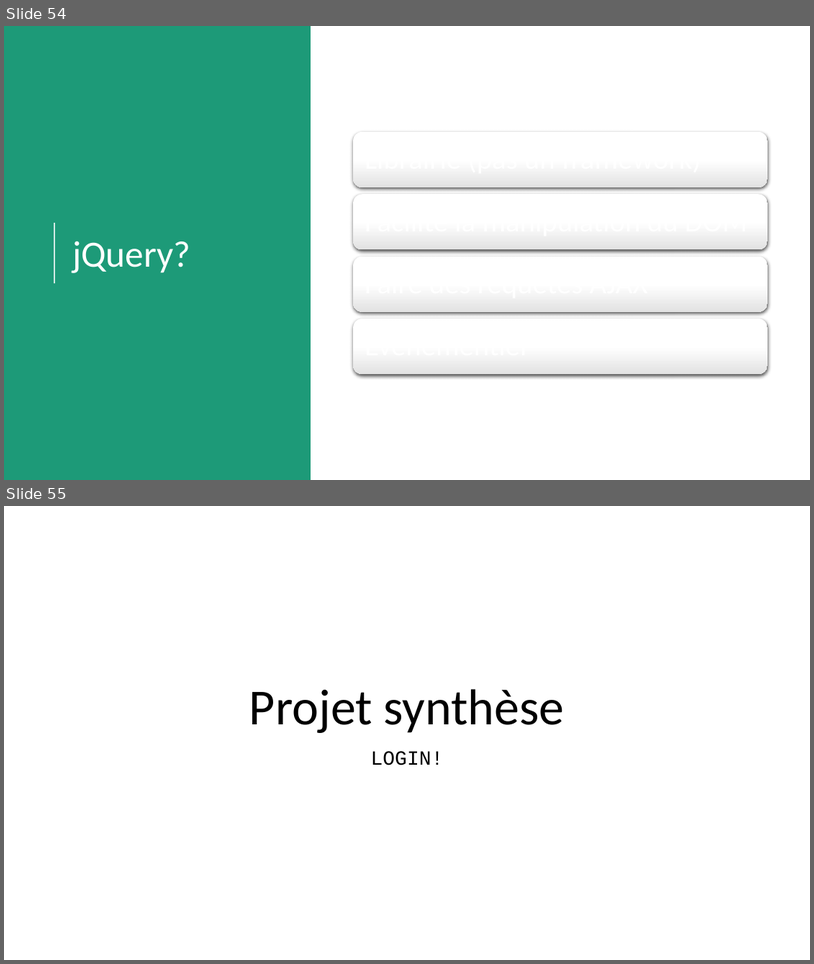
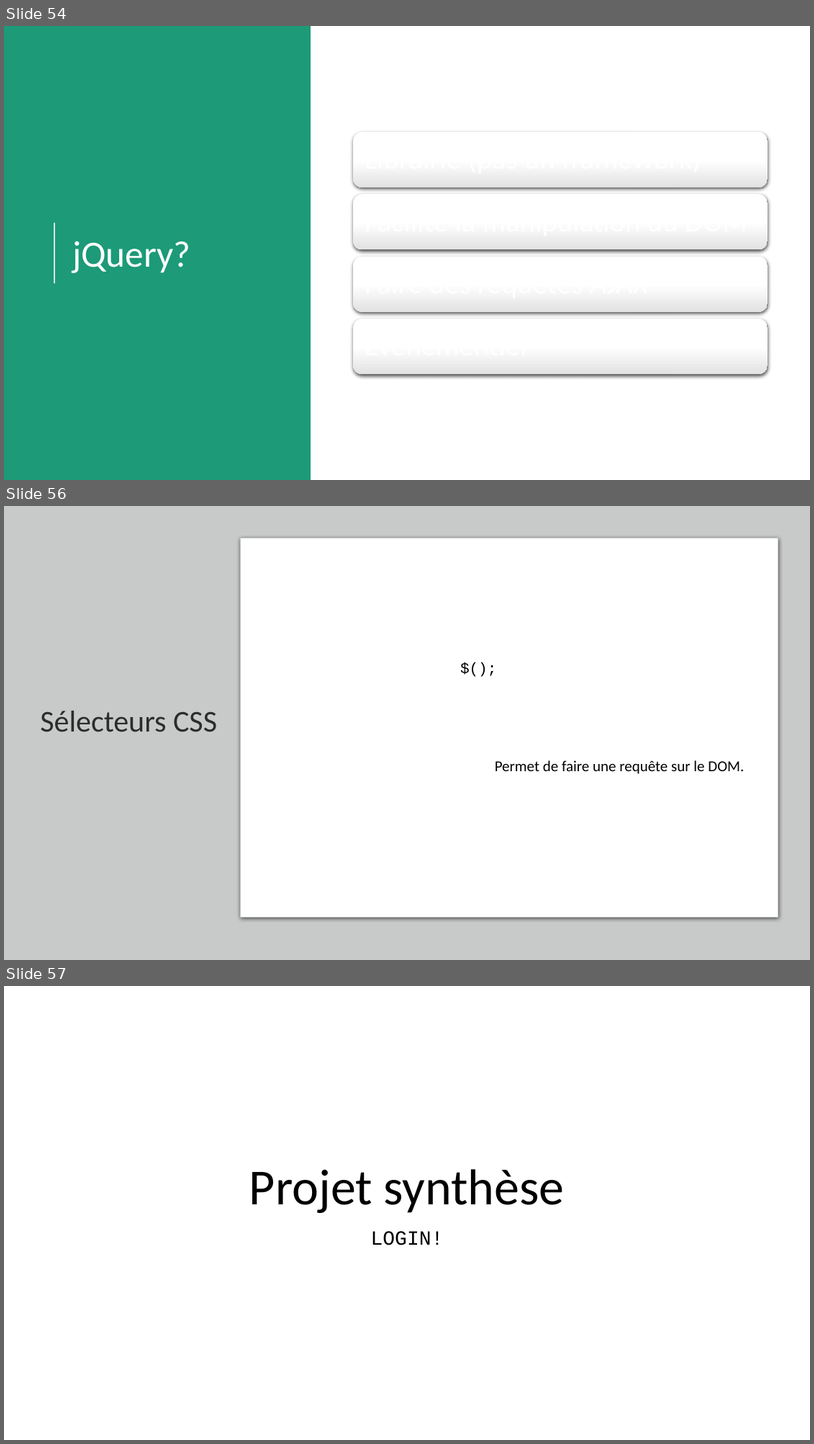
Before and after one commit to fragmatyc/SAAQ, a slide deck: JavaScript/1. Présentation/Cours JS - v1.0.pptx. Shown one above the other, each under a label of ours: slides 54 and 55 before the commit, slides 54, 56 and 57 after it; the slides between them are not shown. The pictures are 814x964 and 814x1444 pixels, drawn with LibreOffice and Linux fonts; fonts in the diff are those of the drawing. Boxes give left, top, right and bottom in pixels: in the first picture for what was removed or moved away, otherwise in the second. Text is boxed around its words. In the diff, an @@ line names an element or a change of style, - is before the commit and + after.

```diff
--- a/JavaScript/1. Présentation/Cours JS - v1.0.pptx
+++ b/JavaScript/1. Présentation/Cours JS - v1.0.pptx
@@ slide 56 added at (4,506,810,960), background #E7E6E6 @@
@@ rectangle added at (4,506,810,960), fill #C8CACA @@
@@ rounded rectangle added at (241,538,779,917), fill #FFFFFF, outline #C8CACA 0.75 pt @@
@@ text added at (455,656,509,698), 18 pt, text #000000 @@
+$();
@@ title added at (40,710,217,732), 36 pt, text #2C2C2C @@
+Sélecteurs CSS
@@ text added at (495,760,744,774), 18 pt, text #000000 @@
+Permet de faire une requête sur le DOM.
@@ what was slide 55 is now slide 57 @@
```
Also in this commit, not shown: 1 slide changed, 1 other slide added, 16 other files.
